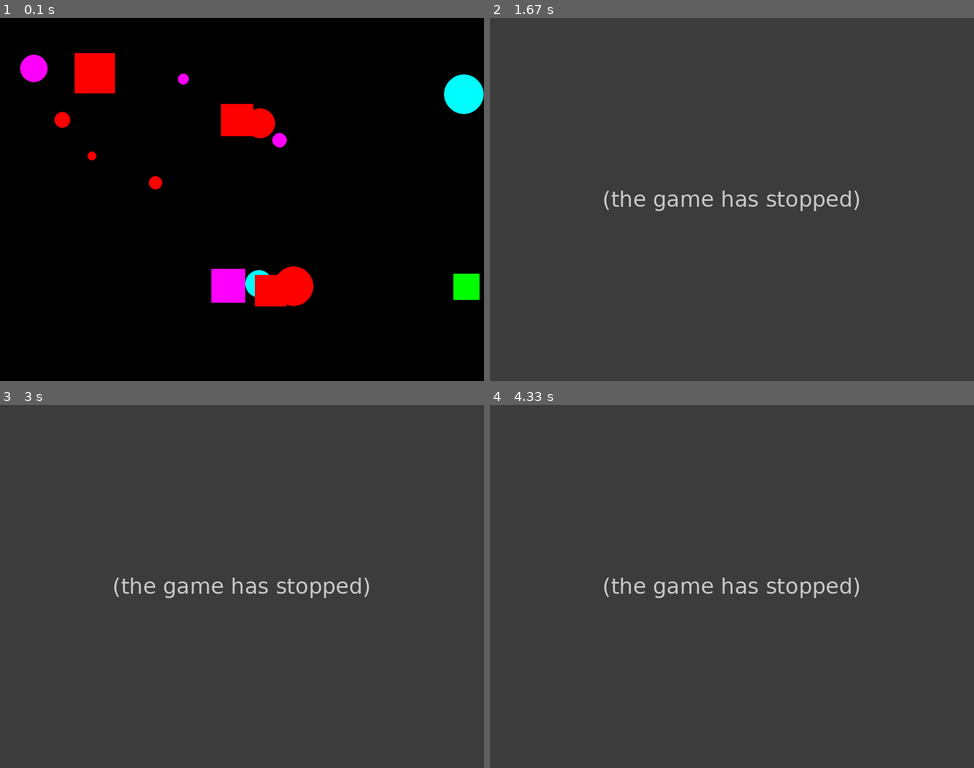
Above: before the commit, frames 1-4 (two rows, left to right).
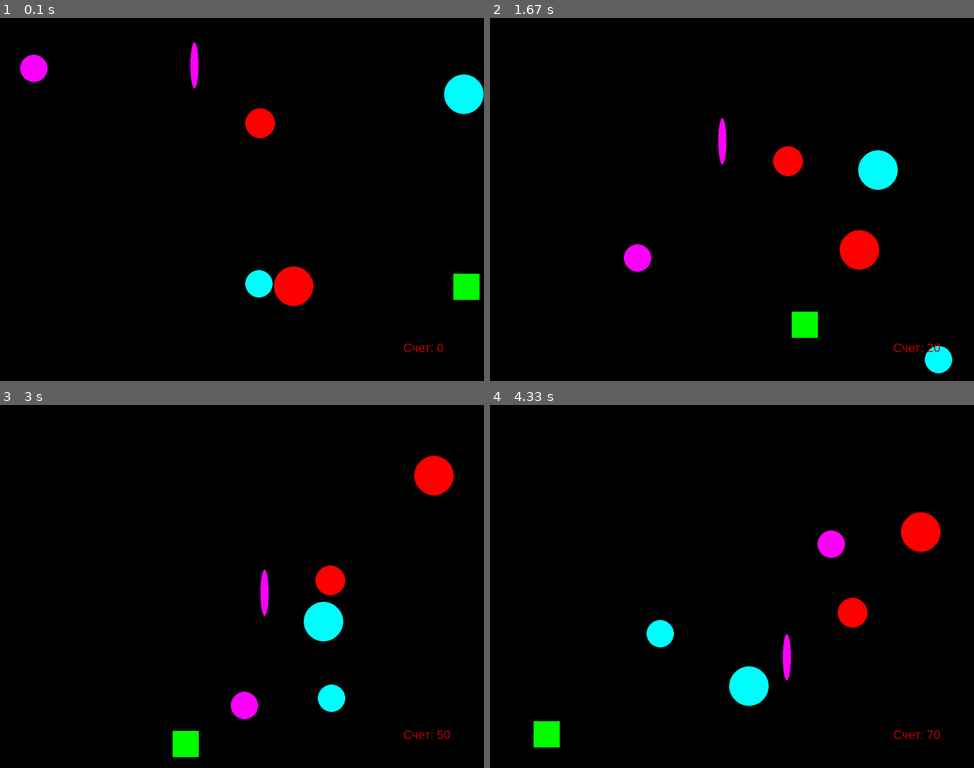
Above: after the commit, the same moments.

Repository: kalin-roman/learn-python
Game: pygame game, started from practice/practic7.py
The game is run twice, just before and just after one commit, with the same random seed, the same clock (stepped at 60 frames per second) and the same inputs.
Inputs (mouse positions are in pixels of both pictures, inside the frame that each line leads up to):
- Up to frame 1 (0.1 s): no input
- Up to frame 2 (1.67 s): click (930, 293) at 0.38 s; click (896, 301) at 0.72 s; click (867, 308) at 1.05 s; click (833, 315) at 1.38 s
- Up to frame 3 (3 s): click (309, 713) at 1.72 s; click (280, 720) at 2.05 s; click (246, 728) at 2.38 s; click (212, 735) at 2.72 s
- Up to frame 4 (4.33 s): click (673, 742) at 3.05 s; click (640, 753) at 3.38 s; click (606, 749) at 3.72 s; click (577, 742) at 4.05 s

The runs differ from the first frame. In frame 1, 3.2% of the frame differs, in the area x 11-92%, y 6-92%; in frame 2, 100%; in frame 3, 100%, in the area x 0-100%, y 0-100%; in frame 4, 100%.
Error before the commit: AttributeError: 'Rectangl' object has no attribute 'check' (practic7.py line 28); the game stopped at 0.38 s (later frames are placeholders)

Commit message:
SOME_CHANGES

Diff:
--- a/Lessons/lesson_3.py
+++ b/Lessons/lesson_3.py
@@ -1,10 +1,10 @@
-s = {"Kiyv","Lviv","Odessa"}
+s = {"Kiyv","Lviv","Odessa",(0,1)}
 s.add("Dnepr")
 s.add("Kiyv")
+s.add((1,0))
 
 for i in s:
     print(i)
-
 
 s = { "Kiyv": 2757, "Lviv": 241, "Odessa": 534 }
 s["Kiyv"] = 4543
--- /dev/null
+++ b/Training/task1.py
@@ -0,0 +1,33 @@
+s = 'MCMXCIV'
+nums = {'I':1,
+        'V':5,
+        'X':10,
+        'L':50,
+        'C':100,
+        'D':500,
+        'M':1000}
+
+C = 0
+for i,v in enumerate(s):
+    C = C - nums[v] if i < len(s) - 1 and nums[s[i+1]] > nums[v] else C + nums[v]
+print(C)
+
+
+# roman = {
+#     'I': 1,
+#     'V': 5,
+#     'X': 10,
+#     'L': 50,
+#     'C': 100,
+#     'D': 500,
+#     'M': 1000
+# }
+
+# ans = 0
+
+# for i in range(len(s)):
+#     if i < (len(s)-1) and roman[s[i]] < roman[s[i+1]]:
+#         ans -= roman[s[i]]
+#     else:
+#         ans += roman[s[i]]
+# print(ans)
--- /dev/null
+++ b/Training/task2.py
@@ -0,0 +1,46 @@
+strs = ["flower","flow","flight"]
+
+def roma_s(strs):
+    first = strs[0]
+    array = ""
+    d = 0
+    check = 1
+
+
+    while True:
+        for g in range(0, len(strs)):
+            if first[d] == strs[g][d]:
+                check += 1
+        if check == len(strs):
+            check = 1
+            array += first[d]
+            d += 1
+        else:
+            break
+    return array
+
+def max_s(strs):
+    i = 0
+    next = 1 <= len(strs) <= 200
+    for s in strs:
+        next = next and 0 < len(s) <= 200
+    result = ''
+    while next:
+        for line in range(len(strs)):
+            next = next and i < len(strs[line]) and strs[line][0:i + 1] == strs[0][0:i + 1]
+        if next:
+            result = strs[0][0:i + 1]
+        i += 1
+    return result
+
+def best_s(strs):
+    prefix = min(strs, key = len)
+    next = False
+    while not next:
+        next = True
+        for elem in strs:
+            if elem[:len(prefix)] != prefix:
+                prefix = prefix[:-1]
+                next = False
+    return prefix
+print(best_s(strs))
--- /dev/null
+++ b/drafts.py
@@ -0,0 +1,21 @@
+
+def cuts():
+    A = [(0,1),(2,4),(5,1),(0,0)]
+    for i,(x,y) in enumerate(A):
+        print('i = ',i ,'xy = ',x,y)
+
+    B = [0,1,2,3,4,5,6,7,8,8,9,]
+    C = [10,11,12]
+
+    B[7:7] = C
+
+    print(B)
+
+def Factor(n):
+    assert n >=0, 'Factorial can not be defined'
+    if n == 0:
+        return 1
+    return Factor(n-1) * n
+
+
+print(6%8)
--- a/lesson_8/gen_bin.py
+++ b/lesson_8/gen_bin.py
@@ -29,9 +29,11 @@
         prefix.append(number)
         gennerate_permentations(N,M-1,prefix)
         prefix.pop()
+
+
 # gennerate_permentations(3)
 
-# generate_numbers(10,8)
+print(generate_numbers(4,3))
 # gen_bin(4)
 
-print(bin(127))
+# print(bin(127))
--- a/lesson_six/Lesson_6_sorts.py
+++ b/lesson_six/Lesson_6_sorts.py
@@ -67,12 +67,12 @@
     print('Ok'if A == A_sorted else 'Fail')
 
 
-# if __name__=='__main__':
-#     test_sort(insert_sort)
-#     test_sort(choice_sort)
-#     test_sort(bubble_sort)
-#     test_sort(count_sort)
-a = [3,4,5,6,1,6,4,53,0]
+if __name__=='__main__':
+    test_sort(insert_sort)
+    test_sort(choice_sort)
+    test_sort(bubble_sort)
+    test_sort(count_sort)
+# a = [3,4,5,6,1,6,4,53,0]
 
-if __name__ == '__main__':
-    bubble_sort(a)
+# if __name__ == '__main__':
+#     insert_sort(a)
--- a/practice/balls.py
+++ b/practice/balls.py
@@ -12,7 +12,7 @@
 BLACK = (0, 0, 0)
 COLORS = [RED, BLUE, YELLOW, GREEN, MAGENTA, CYAN]
 
-class Vector():
+class Vector:
     x : int
     y : int
     def __init__(self,x,y) -> None:
@@ -27,41 +27,49 @@
         self.y += v.y
 
 
-class Ellipse():
+class Ellipse:
     screen: Surface
     color: tuple
     rect: Rect
-    width: int
     size: Vector
     point: Vector
     speed: Vector
+    score: int
+    r1: int
+    r2: int
 
     def __init__(self, screen):
-        self.width = randint(20,40)
+        self.score = 15
         self.color = COLORS[randint(0,len(COLORS)-1)]
         self.screen = screen
         self.size = Vector(*self.screen.get_size())
-        radx = self.width//2
-        x = randint(radx, self.size.x- radx*10)
-        y = randint(radx, self.size.y - radx)
+        width = randint(20,120)
+        height = randint(20,120)
+        self.r1 = height // 2
+        self.r2 = width // 2
+        self.rect = Rect(0,0,width,height)
+        x = randint(self.r1, self.size.x- self.r1)
+        y = randint(self.r2, self.size.y - self.r2)
         self.point = Vector(x,y)
-        self.rect = Rect(0,0,self.width,self.width)
-        speedx = randint(8,13)
-        speedy = randint(8,13)
+        speedx = randint(1,5)
+        speedy = randint(1,5)
         self.speed = Vector(speedx,speedy)
 
     def draw(self):
         self.rect.center = self.point.get()
         ellipse(self.screen, self.color, self.rect)
 
+    def move(self):
+        self.point.add(self.speed)
+        if not self.r1 < self.point.y < self.size.y - self.r1:
+            self.speed.y = -self.speed.y
+        if not self.r2 < self.point.x < self.size.x - self.r2:
+            self.speed.x = -self.speed.x
 
-    def move(self):
-        radx = self.width//2
-        self.point.add(self.speed)
-        if not radx < self.point.x < self.size.x - radx:
-            self.speed.x = -self.speed.x
-        if not radx < self.point.y < self.size.y - radx:
-            self.speed.y = -self.speed.y
+    def check(self,x,y):
+        form = (x - self.point.x)**2//self.r2**2 + (y - self.point.y)**2//self.r1**2 <= 1
+        return self.score if form else 0
+
 class Rectangl():
     color: tuple
     rect: Rect
@@ -70,8 +78,11 @@
     speed: int
     point: Vector
     size: Vector
+    score:int
+
 
     def __init__(self, screen):
+        self.score = 5
         self.width = randint(60, 100)
         self.color = COLORS[randint(0,len(COLORS)-1)]
         self.screen = screen
@@ -79,12 +90,12 @@
         self.size = Vector(*self.screen.get_size())
         x = randint(radx, self.size.x- radx)
         y = randint(radx, self.size.y - radx)
+        self.point = Vector(x,y)
         speedx = randint(1,5)
         speedy = randint(1,5)
         self.speed = Vector(speedx,speedy)
-        self.point = Vector(x,y)
         self.rect = Rect(0,0, self.width, self.width)
-        #self.rect = [self.cord,self.cord,self.cord,self.cord]
+
 
     def draw(self):
         self.rect.center = self.point.get()
@@ -99,16 +110,25 @@
         if not radx < self.point.y < self.size.y - radx:
              self.speed.y = -self.speed.y
 
+    def check(self,x,y):
+        top, right = self.rect.topright
+        bottom, left = self.rect.bottomleft
+        form1 = top > x > bottom and left > y > right
+        print('X',top,'>',x,'>',bottom)
+        print('Y ',left,'>',y,'>',right)
+        return self.score if form1 else 0
+
 class Ball():
-
     rad: int
     point: Vector
     color: tuple
     screen: Surface
     speed : Vector
     size : Vector
+    score: int
 
     def __init__(self,screen) -> None:
+        self.score = 10
         self.rad = randint(30,50)
         self.color = COLORS[randint(0,len(COLORS)-1)]
         self.screen = screen
@@ -135,4 +155,13 @@
 
     def check(self,x,y):
         formule1 = ((self.point.x - x) ** 2 + (self.point.y - y) ** 2) ** 0.5
-        return formule1 <= self.rad
+        return self.score if formule1 <= self.rad else 0
+
+
+class Score:
+    screen: Surface
+    point: Vector
+    color: tuple
+
+    def __init__(self,screen):
+        pass
--- /dev/null
+++ b/practice/lesson9/draft.py
@@ -0,0 +1,18 @@
+class Base:
+    def __init__(self,x):
+        self.x = x
+
+    def show(self):
+        print('Base',self.x)
+
+
+class Derivative(Base):
+    def __init__(self):
+        super().__init__(20)
+        self.name = ''
+
+
+a = Base(10)
+b = Derivative()
+a.show()
+b.show()
--- a/practice/practic7.py
+++ b/practice/practic7.py
@@ -2,15 +2,17 @@
 from balls import *
 from pygame.draw import *
 from random import randint
+
 pygame.init()
+pygame.font.init()
 
+score  = 0
 FPS = 60
 size = Vector(1200, 900)
 screen = pygame.display.set_mode(size.get())
-score = 0
 balls = [Ball(screen) for i in range(5)]
-rectangle = [Rectangl(screen) for i in range(5)]
-elipses = [Ellipse(screen) for i in range(5)]
+rectangle = [Rectangl(screen) for i in range(1)]
+elipses = [Ellipse(screen) for i in range(1)]
 
 pygame.display.update()
 clock = pygame.time.Clock()
@@ -19,18 +21,15 @@
 while not finished:
     clock.tick(FPS)
     for event in pygame.event.get():
+        welcome_text = pygame.font.Font.render(pygame.font.SysFont("bahnschrift", 30), 'Счет: '+ str(score), True, (200, 0, 0))
         if event.type == pygame.QUIT:
             finished = True
         elif event.type == pygame.MOUSEBUTTONDOWN:
             cor = event.pos
-            flag = False
-            for fig in balls + rectangle:
-                flag = fig.check(*cor) or flag
-            if flag:
-                score += 1
-                print('Click!')
-                # click(event)
-                print(score)
+            print(*cor)
+            for fig in balls + rectangle + elipses:
+                score += fig.check(*cor)
+
     for fig in balls:
         fig.draw()
         fig.move()
@@ -43,6 +42,7 @@
         figerses.draw()
         figerses.move()
 
+    screen.blit(welcome_text, (1000, 800))
     pygame.display.update()
     screen.fill(BLACK)
 
Not shown, added: nums[rom]
Not shown, changed: lesson_10/complexity.ipynb
